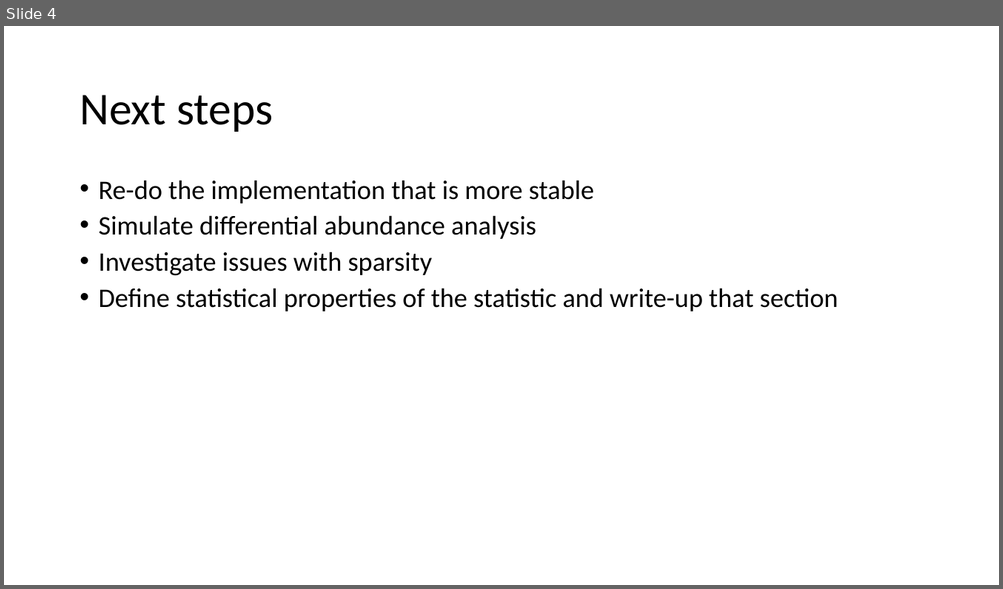
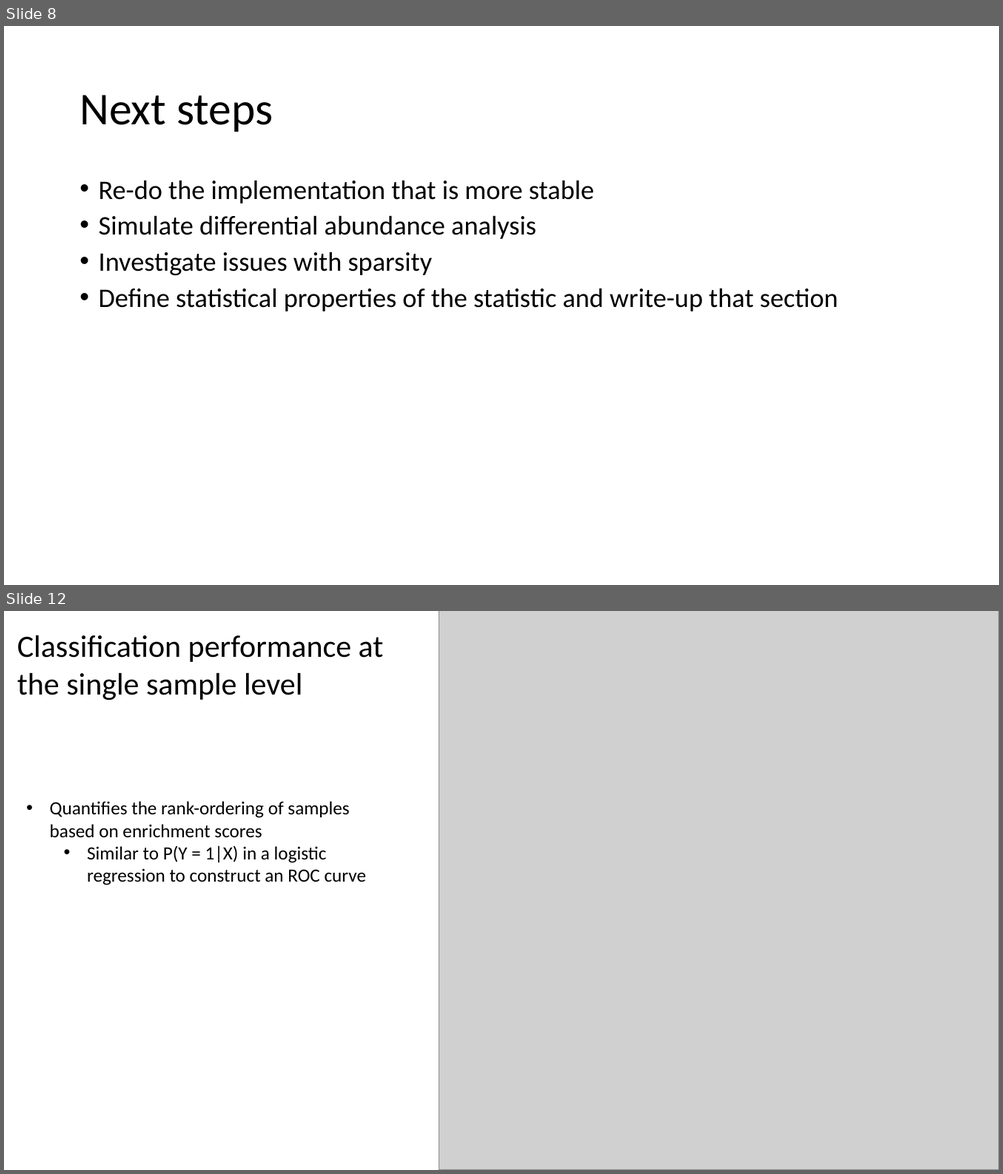
Before and after one commit to qpmnguyen/CBEA_analysis, a slide deck: docs/progress_report.pptx. Shown one above the other, each under a label of ours: slide 4 before the commit, slides 8 and 12 after it; the slides between them are not shown. The pictures are 1003x589 and 1003x1174 pixels, drawn with LibreOffice and Linux fonts; fonts in the diff are those of the drawing; grey boxes stand for pictures. Boxes give left, top, right and bottom in pixels: in the first picture for what was removed or moved away, otherwise in the second. Text is boxed around its words. In the diff, an @@ line names an element or a change of style, - is before the commit and + after.

```diff
--- a/docs/progress_report.pptx
+++ b/docs/progress_report.pptx
@@ slide 12 added at bbox=[4, 611, 999, 1170], background #FFFFFF @@
@@ picture added at bbox=[439, 611, 999, 1170] @@
@@ text added at bbox=[17, 635, 384, 701], 30 pt, text #000000 @@
+Classification performance at the single sample level
@@ text added at bbox=[50, 801, 367, 886], 18 pt, text #000000 @@
+• Quantifies the rank-ordering of samples based on enrichment scores
+  • Similar to P(Y = 1|X) in a logistic regression to construct an ROC curve
@@ what was slide 4 is now slide 8 @@
```
Also in this commit, not shown: 14 other slides added, 3 slides removed, 17 other files.
